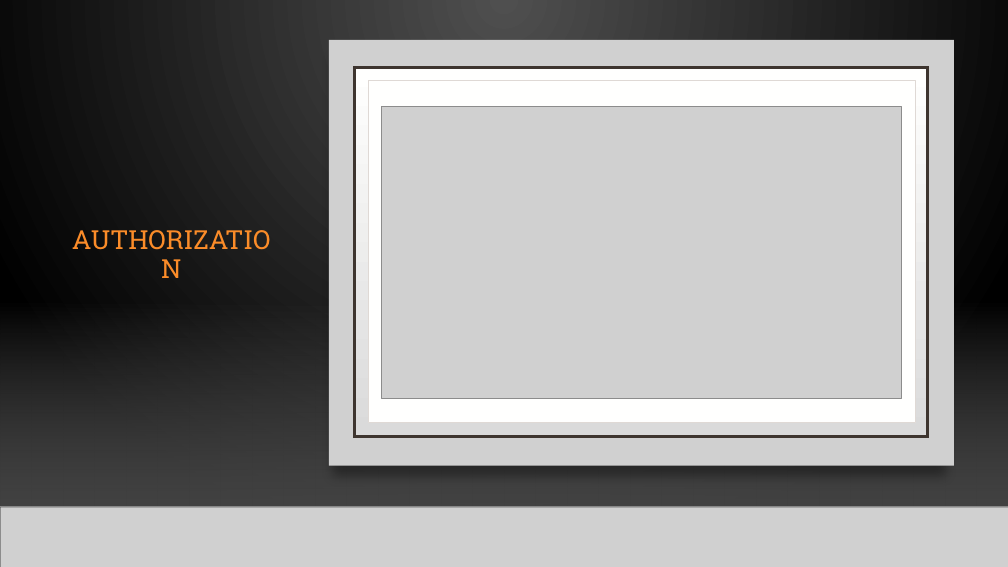
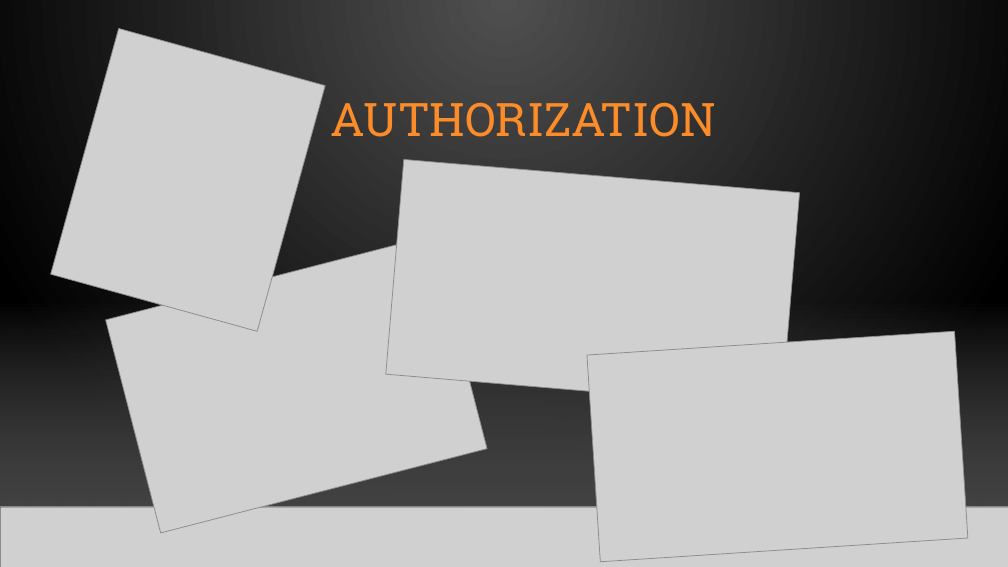
Before and after one commit to Aviel212/SmartSwitch, a slide deck: slide 4 of Project Submission/Presentation/security.pptx. Drawn at 1008x567 pixels with LibreOffice and Linux fonts; fonts in the diff are those of the drawing; grey boxes stand for pictures; background and template pictures are left out. Boxes give left, top, right and bottom in pixels: in the first picture for what was removed or moved away, otherwise in the second. Text is boxed around its words. In the diff, an @@ line names an element or a change of style, - is before the commit and + after.

```diff
--- a/Project Submission/Presentation/security.pptx
+++ b/Project Submission/Presentation/security.pptx
@@ picture added at (51, 28, 325, 331) @@
@@ picture removed at (329, 40, 954, 466) @@
@@ title "AUTHORIZATION": place and size @@
-title "AUTHORIZATION" at (54, 122, 288, 284)
+title "AUTHORIZATION" at (331, 102, 717, 137)
@@ title "AUTHORIZATION" at (331, 102, 717, 137): size 25 to 44 pt @@
@@ rectangle removed at (355, 67, 928, 436) @@
@@ rectangle removed at (368, 81, 916, 423) @@
@@ picture added at (386, 160, 799, 408) @@
@@ picture added at (106, 236, 487, 533) @@
@@ picture at (587, 332, 968, 562): rotation 0 to 356 degrees @@
```
